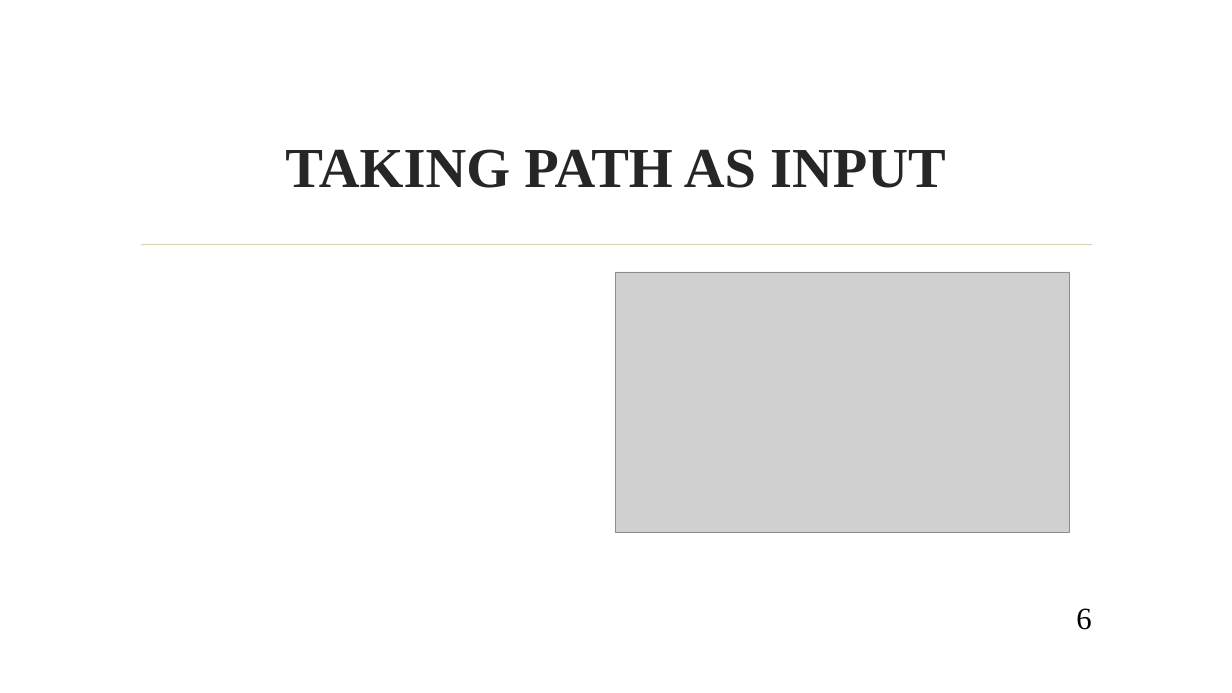
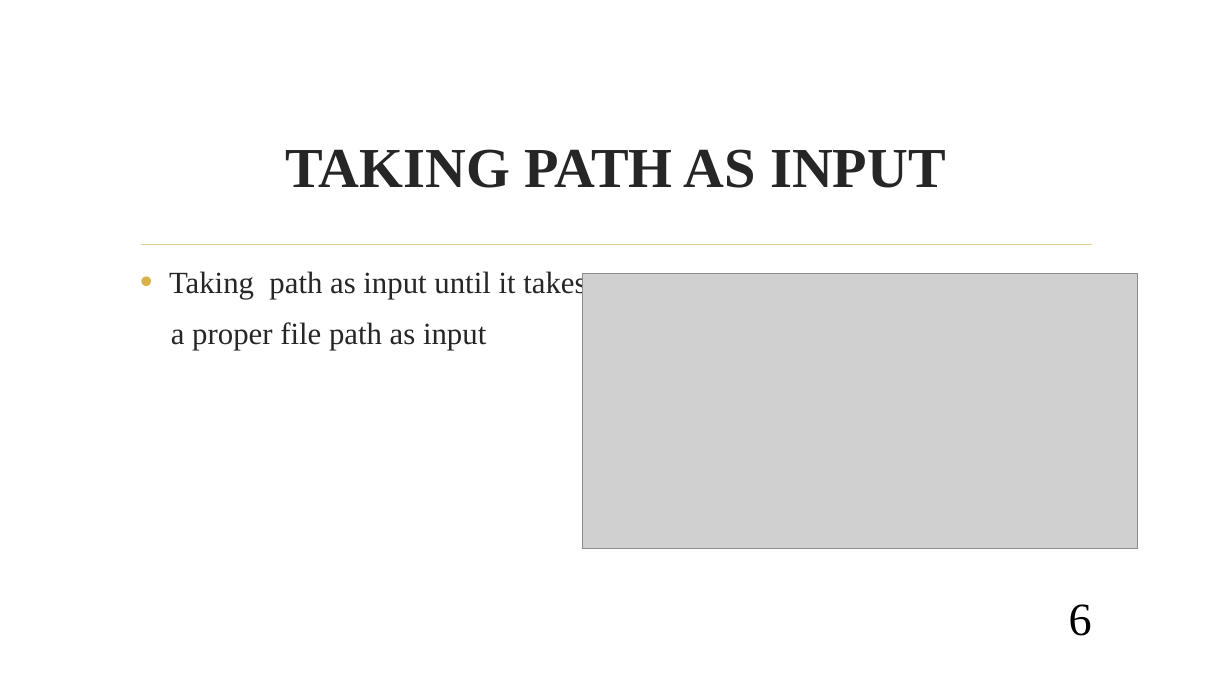
Before and after one commit to jsureka/ImageX, a slide deck: slide 6 of SOFTWARE PROJECT LAB -1.pptx. Drawn at 1232x693 pixels with LibreOffice and Linux fonts; fonts in the diff are those of the drawing; grey boxes stand for pictures; background and template pictures are left out. Boxes give left, top, right and bottom in pixels: in the first picture for what was removed or moved away, otherwise in the second. Text is boxed around its words. In the diff, an @@ line names an element or a change of style, - is before the commit and + after.

```diff
--- a/SOFTWARE PROJECT LAB -1.pptx
+++ b/SOFTWARE PROJECT LAB -1.pptx
@@ text added at (169,271,586,350), 24 pt, text #262626 @@
+• Taking path as input until it takes
+a proper file path as input
@@ picture: place and size @@
-picture at (616,272,1070,532)
+picture at (583,274,1138,550)
@@ page number at (1069,604,1092,636): size 24 to 36 pt @@
```
Also in this commit, not shown: 10 other slides changed, 3 slides added, 6 other files.
